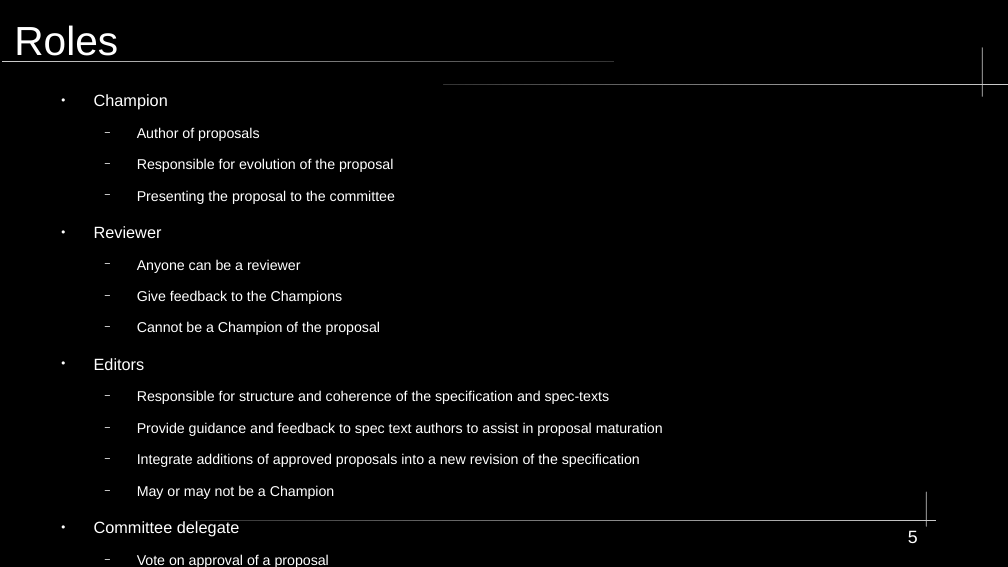
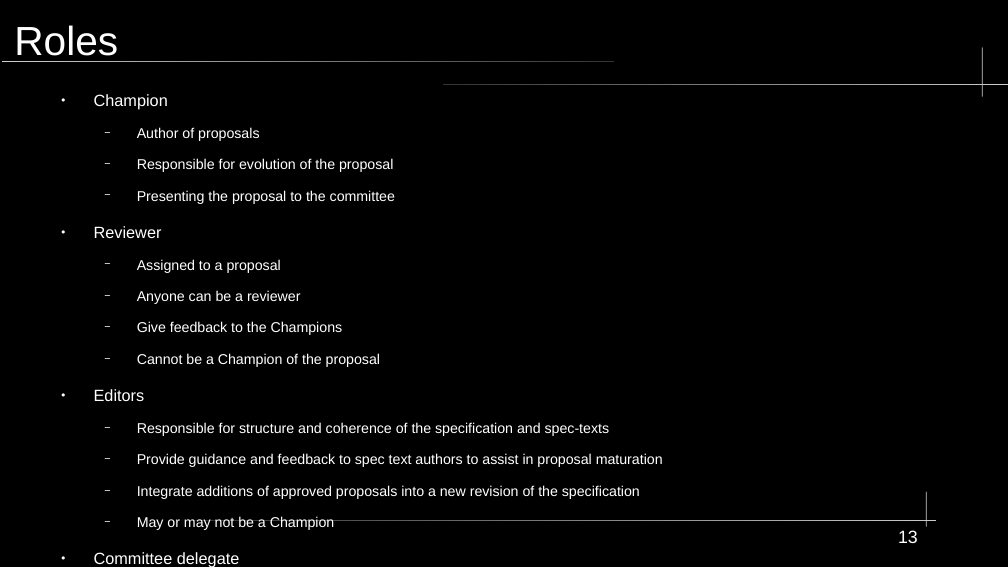
Before and after one commit to KWaloen/tc39_proposals_project, a slide deck: slide 13 of Data Analysis/Presentation/TC39 Process Documents.odp (slide 5 before the commit). Drawn at 1008x567 pixels with LibreOffice and Linux fonts; fonts in the diff are those of the drawing. Boxes give left, top, right and bottom in pixels: in the first picture for what was removed or moved away, otherwise in the second. Text is boxed around its words. In the diff, an @@ line names an element or a change of style, - is before the commit and + after.

```diff
--- a/Data Analysis/Presentation/TC39 Process Documents.odp
+++ b/Data Analysis/Presentation/TC39 Process Documents.odp
@@ text at (137, 259, 281, 273): paragraph added @@
+  − Assigned to a proposal
@@ page number at (898, 530, 918, 543): text changed @@
-5
+13
```
Also in this commit, not shown: 2 other slides changed, 9 slides added, 3 slides removed.
